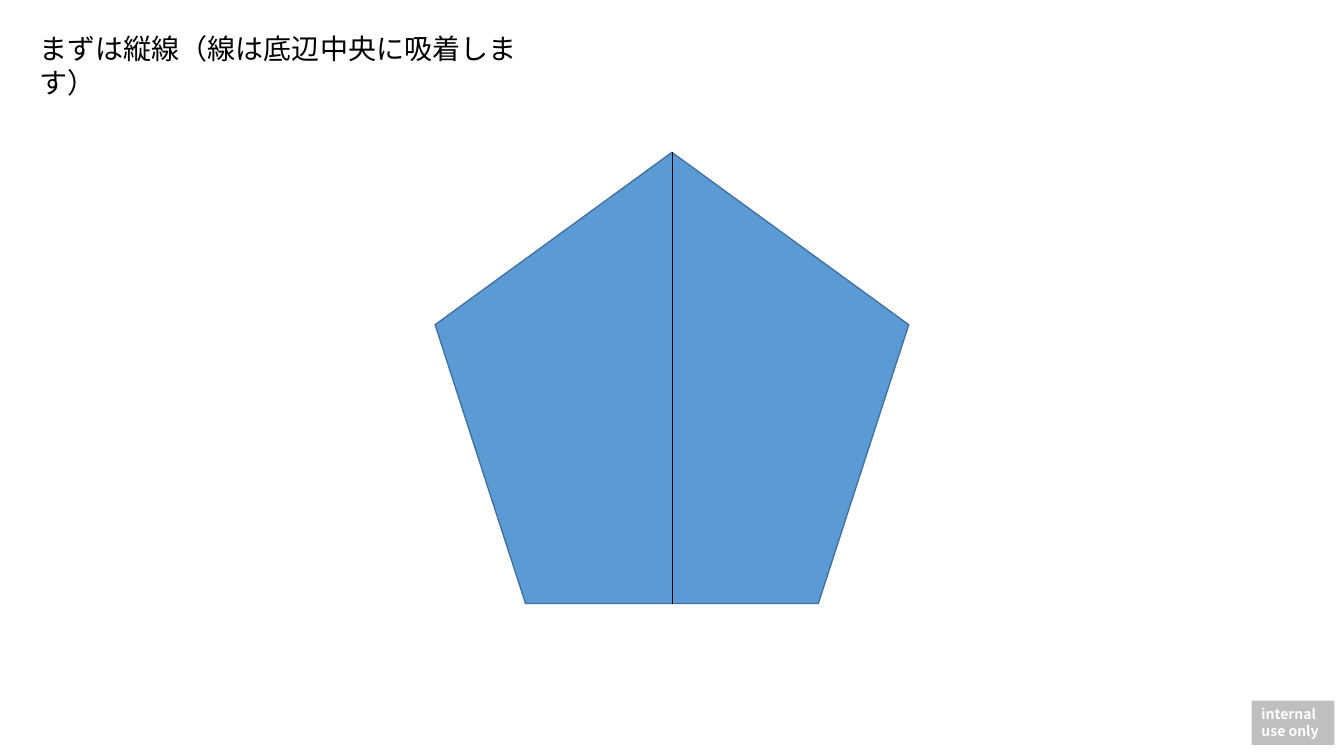
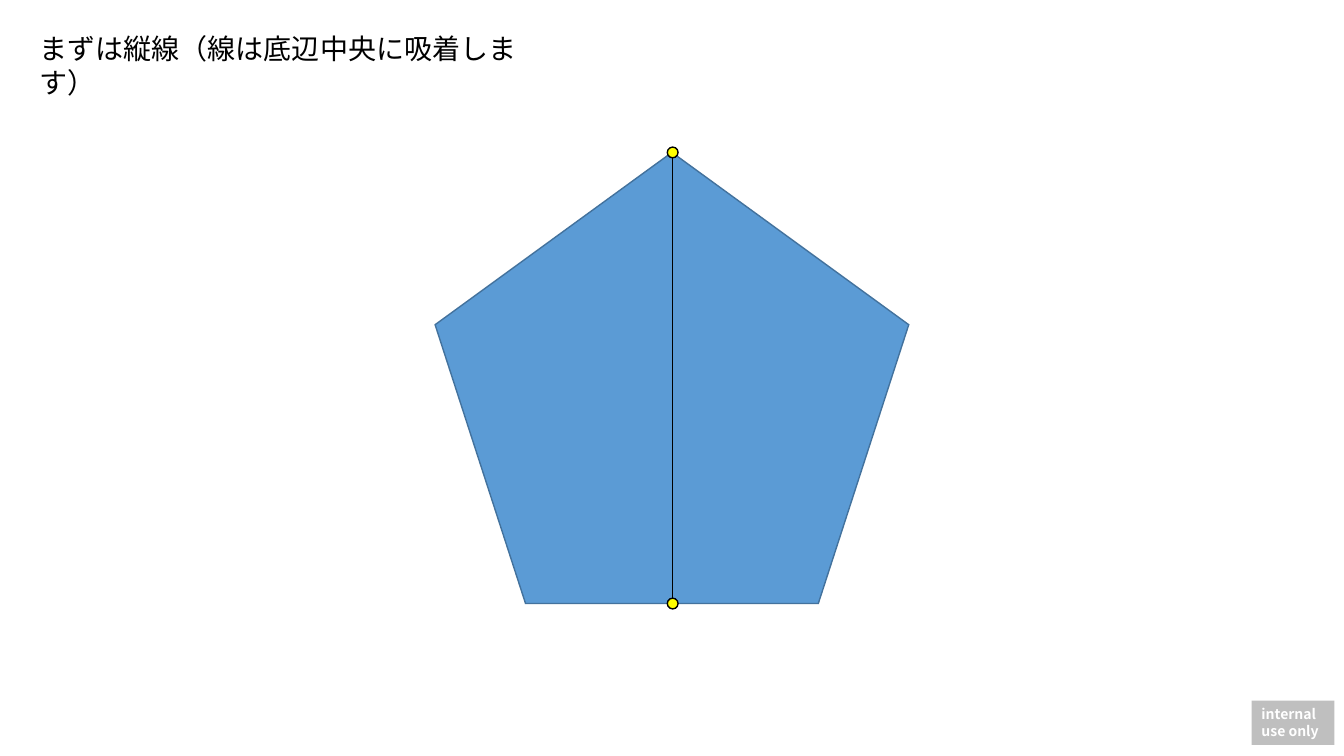
Before and after one commit to nakayama-kazuki/2021, a slide deck: slide 9 of pptx/pentagon.pptx. Drawn at 1344x756 pixels with LibreOffice and Linux fonts; fonts in the diff are those of the drawing. Boxes give left, top, right and bottom in pixels: in the first picture for what was removed or moved away, otherwise in the second. Text is boxed around its words. In the diff, an @@ line names an element or a change of style, - is before the commit and + after.

```diff
--- a/pptx/pentagon.pptx
+++ b/pptx/pentagon.pptx
@@ ellipse added at [667, 147, 679, 158], fill #FFFF00, outline #000000 1 pt @@
@@ ellipse added at [667, 598, 679, 609], fill #FFFF00, outline #000000 1 pt @@
```
Also in this commit, not shown: 4 other slides changed, 2 slides added.
